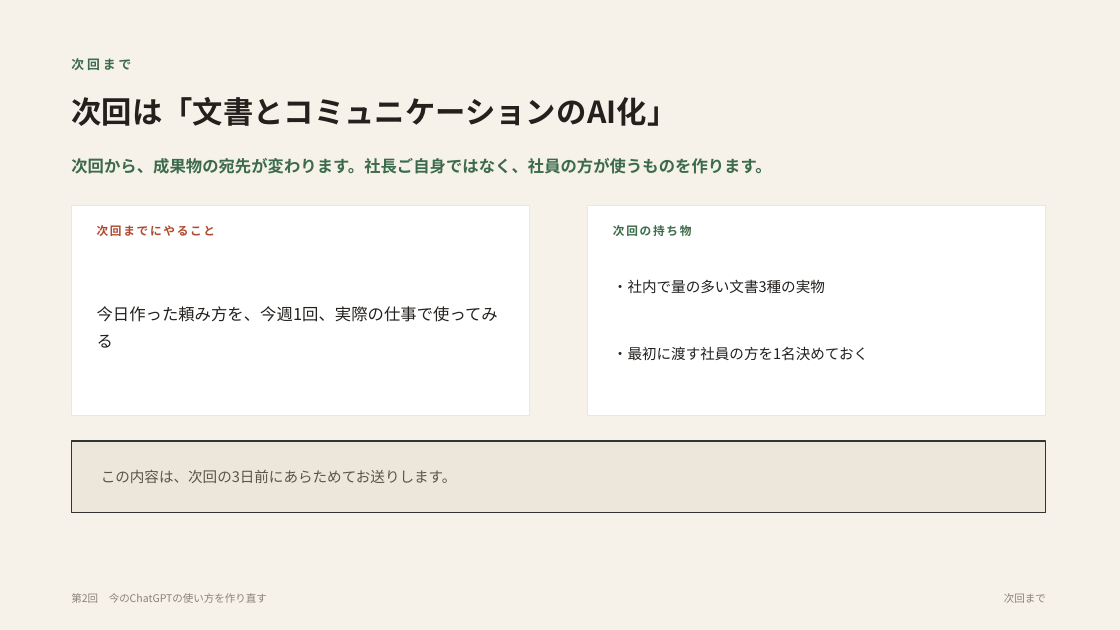
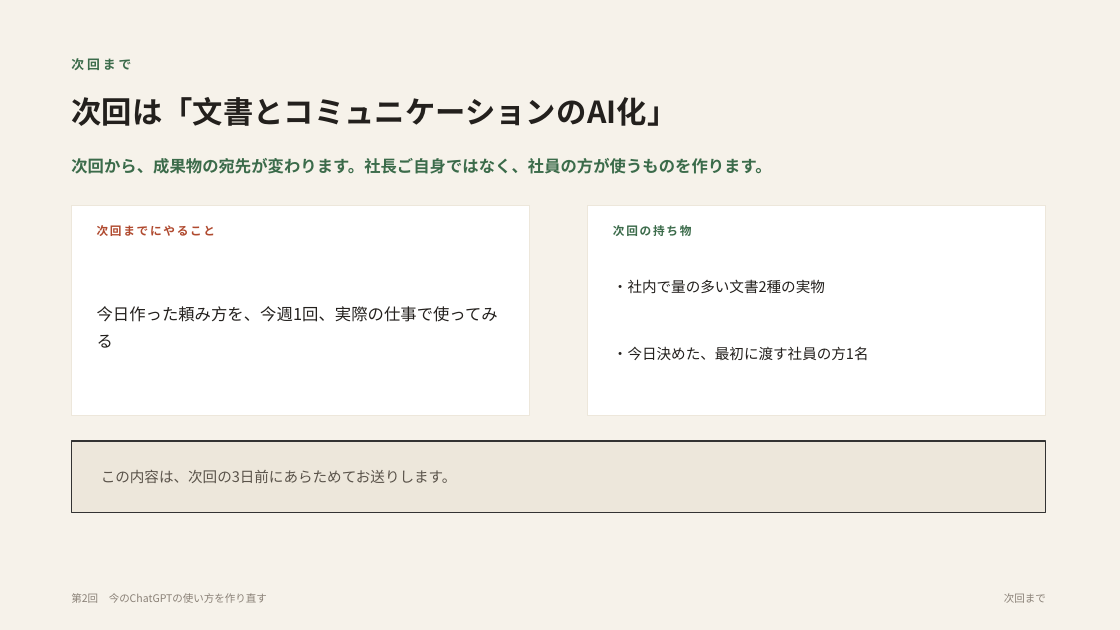
Before and after one commit to yusuke-aoki-bit/founders-ai-program, a slide deck: slide 14 of slides/pptx/第02回_今のChatGPTの使い方を作り直す.pptx. Drawn at 1120x630 pixels with LibreOffice and Linux fonts; fonts in the diff are those of the drawing. Boxes give left, top, right and bottom in pixels: in the first picture for what was removed or moved away, otherwise in the second. Text is boxed around its words. In the diff, an @@ line names an element or a change of style, - is before the commit and + after.

```diff
--- a/slides/pptx/第02回_今のChatGPTの使い方を作り直す.pptx
+++ b/slides/pptx/第02回_今のChatGPTの使い方を作り直す.pptx
@@ text at bbox=[613, 279, 825, 294]: text changed @@
-・社内で量の多い文書3種の実物
+・社内で量の多い文書2種の実物
@@ text at bbox=[613, 346, 869, 360]: text changed @@
-・最初に渡す社員の方を1名決めておく
+・今日決めた、最初に渡す社員の方1名
```
Also in this commit, not shown: 6 other slides changed, 2 other files.
